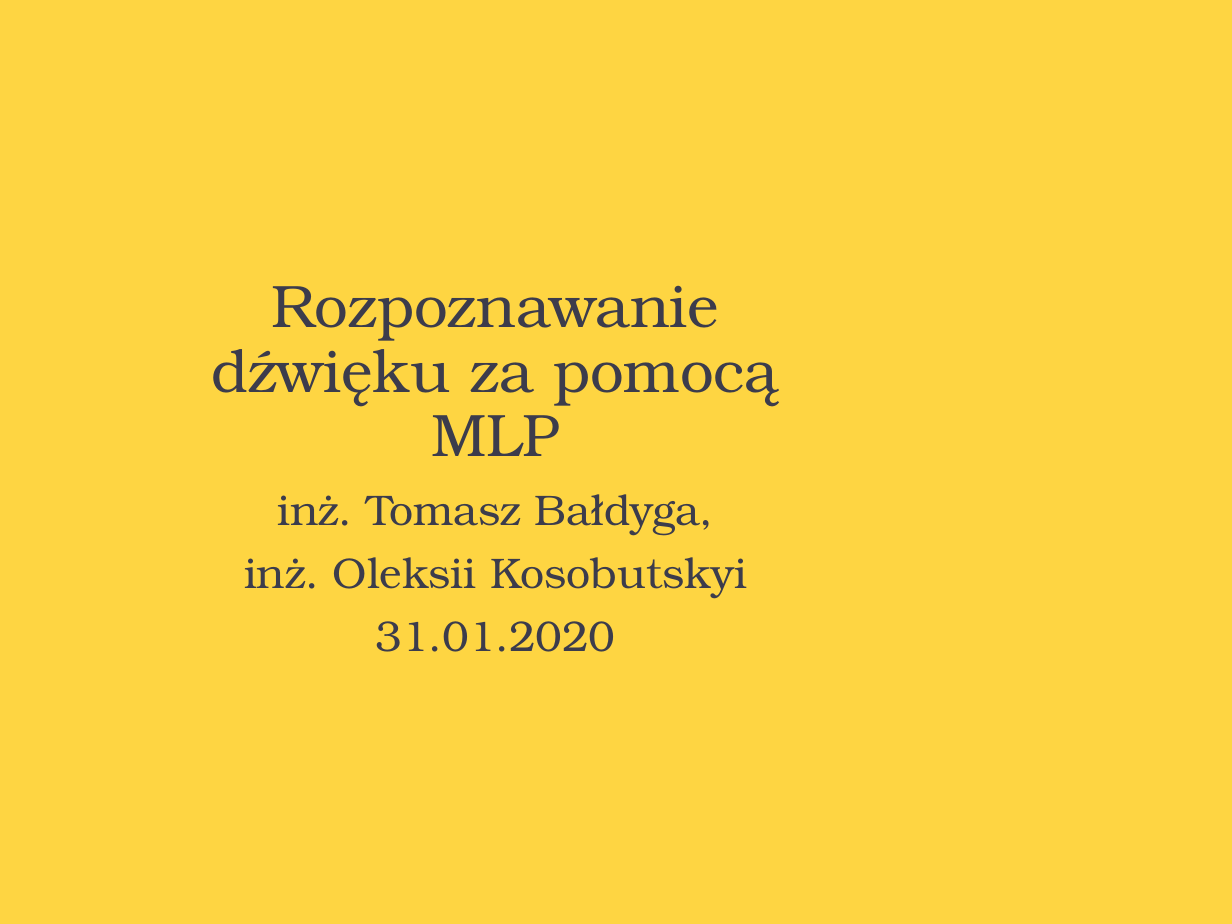
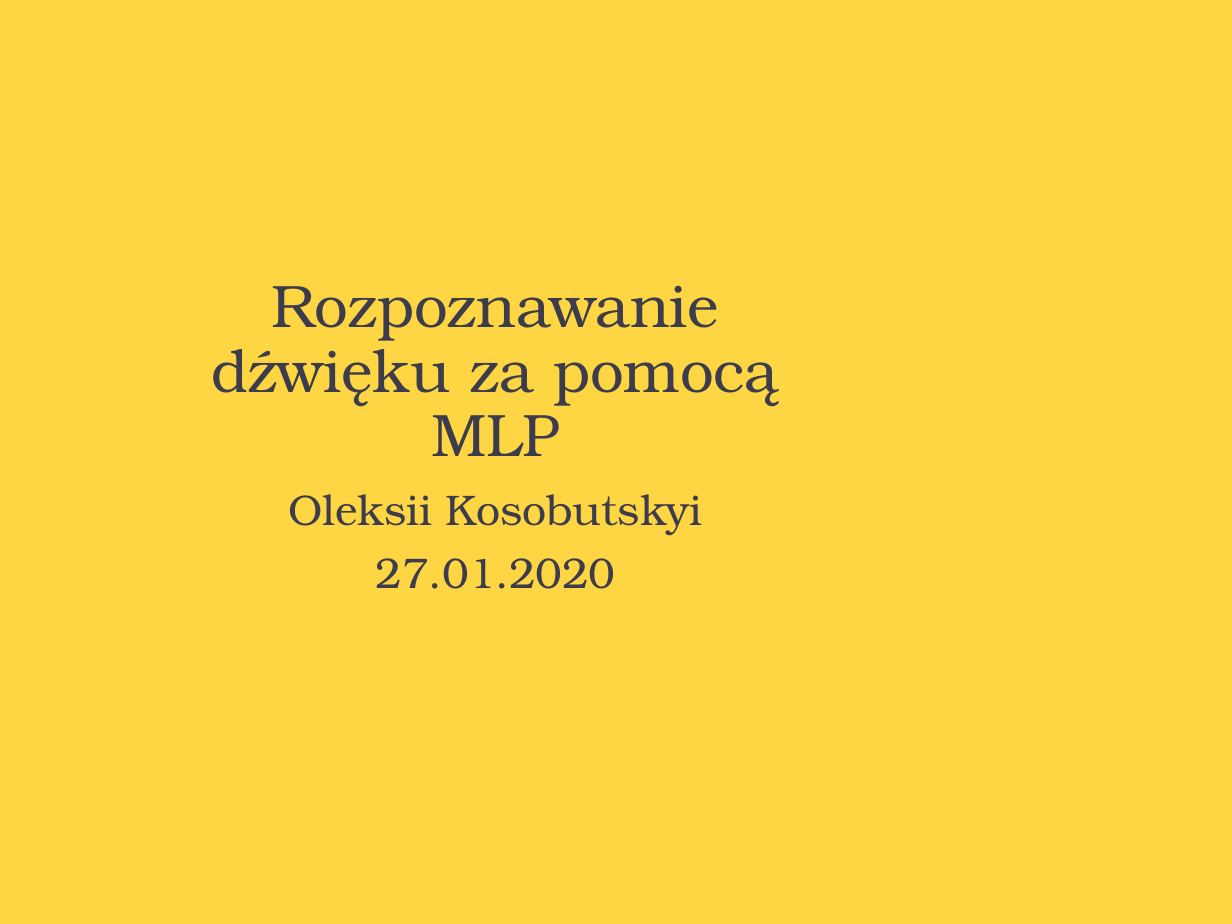
Before and after one commit to oleksii-kosobutskyi/Cats-and-Dogs-Project, a slide deck: slide 1 of doc/Rozpoznawanie dźwięku za pomocą MLP.pptx. Drawn at 1232x924 pixels with LibreOffice and Linux fonts; fonts in the diff are those of the drawing; background and template pictures are left out. Boxes give left, top, right and bottom in pixels: in the first picture for what was removed or moved away, otherwise in the second. Text is boxed around its words. In the diff, an @@ line names an element or a change of style, - is before the commit and + after.

```diff
--- a/doc/Rozpoznawanie dźwięku za pomocą MLP.pptx
+++ b/doc/Rozpoznawanie dźwięku za pomocą MLP.pptx
@@ subtitle at <box>289,494,703,589</box>: text changed @@
-inż. Tomasz Bałdyga,
-inż. Oleksii Kosobutskyi
-31.01.2020
+Oleksii Kosobutskyi
+27.01.2020
```
Also in this commit, not shown: 5 other files.
